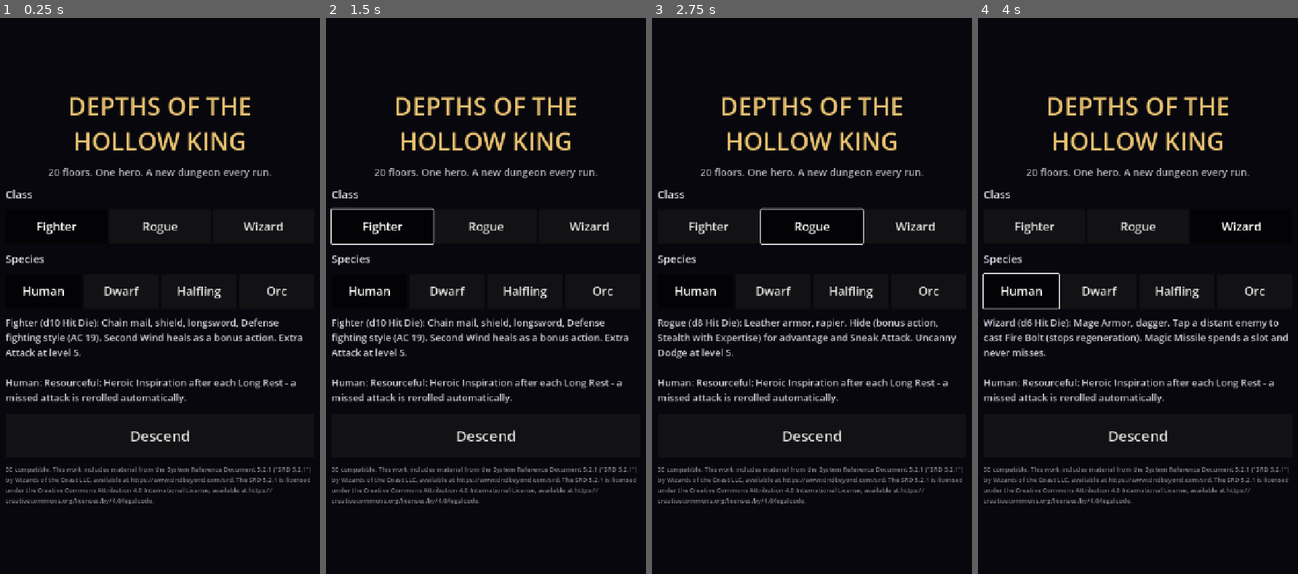
Above: before the commit, frames 1-4 (left to right).
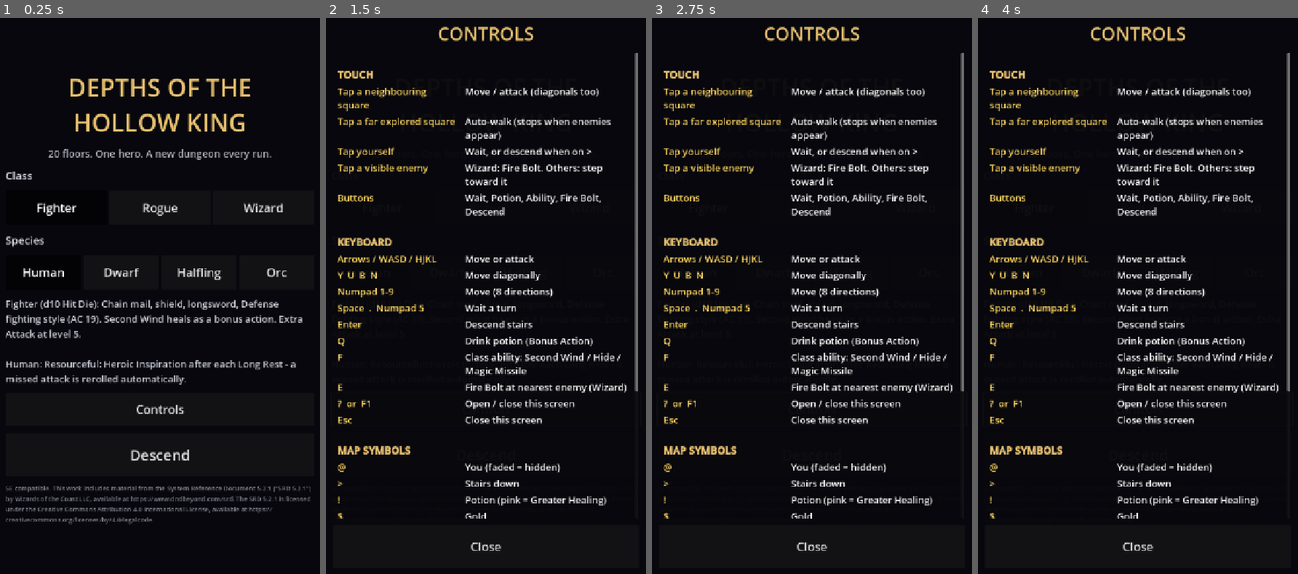
Above: after the commit, the same moments.

Repository: jlyle/hollow-king
Game: Godot game, scene res://scenes/main.tscn
Two runs of this game, one before a commit and one after it. Both use one fixed random seed, a clock stepped at 60 frames per second and the inputs below.
Inputs (mouse positions are in pixels of both pictures, inside the frame that each line leads up to):
- Up to frame 1 (0.25 s): no input
- Up to frame 2 (1.5 s): click (486, 407) at 0.5 s, where only the run after the commit has a clickable "Controls"; click "Fighter" at 1.25 s
- Up to frame 3 (2.75 s): click "Rogue" at 2 s
- Up to frame 4 (4 s): click "Wizard" at 2.75 s; click "Human" at 3.5 s

The runs differ from the first frame. In frame 1, 14% of the frame differs, in the area x 1-98%, y 10-92%; in frame 2, 16%; in frame 3, 16%, in the area x 1-98%, y 1-96%; in frame 4, 16%.

Commit message:
Add Controls screen listing every tap, key and map symbol
Opens from the Controls button (title and in-game), ? / F1, or Android Back.
Pauses play while open; Esc, Enter, Space or Close dismiss it.

Co-Authored-By: Claude Opus 5.5 <noreply@anthropic.com>
Claude-Session: https://claude.ai/code/session_019fFyhXu1pJcYs3JJHabAbh

Diff:
--- a/scripts/main.gd
+++ b/scripts/main.gd
@@ -6,12 +6,37 @@
 ## Required CC-BY-4.0 attribution for SRD 5.2.1 content. Keep this in-game and on the store listing.
 const ATTRIBUTION := "This work includes material from the System Reference Document 5.2.1 (\"SRD 5.2.1\") by Wizards o …(221 unchanged characters)…
 
-const HELP := [
-	"Tap a neighbouring square to move or attack (diagonals too).",
-	"Tap a distant explored square to auto-walk; it stops when enemies appear.",
-	"Tap yourself to wait, or to descend when standing on >.",
-	"Wizards: tap a visible enemy to cast Fire Bolt.",
-	"@ you  > stairs  ! potion  $ gold  / weapon  [ armor  ~ water/lava",
+## Rows for the Controls screen: [left column, right column]. A row with "" on the right is a section heading.
+const CONTROLS := [
+	["TOUCH", ""],
+	["Tap a neighbouring square", "Move / attack (diagonals too)"],
+	["Tap a far explored square", "Auto-walk (stops when enemies appear)"],
+	["Tap yourself", "Wait, or descend when on >"],
+	["Tap a visible enemy", "Wizard: Fire Bolt. Others: step toward it"],
+	["Buttons", "Wait, Potion, Ability, Fire Bolt, Descend"],
+	["KEYBOARD", ""],
+	["Arrows / WASD / HJKL", "Move or attack"],
+	["Y  U  B  N", "Move diagonally"],
+	["Numpad 1-9", "Move (8 directions)"],
+	["Space  .  Numpad 5", "Wait a turn"],
+	["Enter", "Descend stairs"],
+	["Q", "Drink potion (Bonus Action)"],
+	["F", "Class ability: Second Wind / Hide / Magic Missile"],
+	["E", "Fire Bolt at nearest enemy (Wizard)"],
+	["?  or  F1", "Open / close this screen"],
+	["Esc", "Close this screen"],
+	["MAP SYMBOLS", ""],
+	["@", "You (faded = hidden)"],
+	[">", "Stairs down"],
+	["!", "Potion (pink = Greater Healing)"],
+	["$", "Gold"],
+	["/   [", "Better weapon / armor"],
+	["#", "Wall"],
+	["~", "Water (blue, walkable) / Lava (red, blocks)"],
+	["letters", "Monsters (red bar = wounded)"],
+	["RULES", ""],
+	["Bonus Action", "Potion, Second Wind, Hide: one per turn, doesn't end your turn"],
+	["Stairs", "Short Rest. Floors 5, 9, 13, 17, 20 give a Long Rest"],
 ]
 
 var game: Game
@@ -32,6 +57,7 @@
 var btn_bolt: Button
 var btn_descend: Button
 var btn_help: Button
+var controls_panel: Control
 var travel_timer: Timer
 
 
@@ -46,6 +72,9 @@
 	_build_title()
 	_build_game()
 	_build_overlay()
+	_build_controls()
+	# Let the Android back button close the Controls screen instead of quitting.
+	get_tree().quit_on_go_back = false
 	travel_timer = Timer.new()
 	travel_timer.wait_time = 0.07
 	travel_timer.timeout.connect(_on_travel_tick)
@@ -130,8 +159,14 @@
 		sp_row.add_child(b)
 
 	desc_label = _label("", 21, Color(0.8, 0.8, 0.85))
-	desc_label.custom_minimum_size = Vector2(0, 200)
+	desc_label.custom_minimum_size = Vector2(0, 170)
 	v.add_child(desc_label)
+
+	var ctl := Button.new()
+	ctl.text = "Controls"
+	ctl.custom_minimum_size = Vector2(0, 72)
+	ctl.pressed.connect(_show_controls)
+	v.add_child(ctl)
 
 	var start := Button.new()
 	start.text = "Descend"
@@ -175,7 +210,7 @@
 	btn_ability = _action_button(grid, "Ability", _on_ability)
 	btn_bolt = _action_button(grid, "Fire Bolt", _on_bolt)
 	btn_descend = _action_button(grid, "Descend >", _on_descend)
-	btn_help = _action_button(grid, "Help", _on_help)
+	btn_help = _action_button(grid, "Controls ?", _show_controls)
 
 
 func _build_overlay() -> void:
@@ -202,6 +237,88 @@
 	v.add_child(again)
 
 
+func _build_controls() -> void:
+	var panel := ColorRect.new()
+	panel.color = Color(0.03, 0.03, 0.05, 0.97)
+	panel.set_anchors_and_offsets_preset(Control.PRESET_FULL_RECT)
+	panel.mouse_filter = Control.MOUSE_FILTER_STOP  # blocks taps reaching the map
+	add_child(panel)
+	controls_panel = panel
+
+	var m := MarginContainer.new()
+	m.set_anchors_and_offsets_preset(Control.PRESET_FULL_RECT)
+	m.add_theme_constant_override("margin_left", 24)
+	m.add_theme_constant_override("margin_right", 24)
+	m.add_theme_constant_override("margin_top", 48)
+	m.add_theme_constant_override("margin_bottom", 28)
+	panel.add_child(m)
+	var v := VBoxContainer.new()
+	v.add_theme_constant_override("separation", 14)
+	m.add_child(v)
+
+	var title := _label("CONTROLS", 40, Color("e8c170"))
+	title.horizontal_alignment = HORIZONTAL_ALIGNMENT_CENTER
+	v.add_child(title)
+
+	var text := RichTextLabel.new()
+	text.bbcode_enabled = true
+	text.scroll_active = true
+	text.size_flags_vertical = Control.SIZE_EXPAND_FILL
+	text.add_theme_font_size_override("normal_font_size", 21)
+	text.add_theme_font_size_override("bold_font_size", 22)
+	text.add_theme_constant_override("table_v_separation", 6)
+	text.add_theme_constant_override("table_h_separation", 18)
+	var bb := "[table=2]"
+	for row in CONTROLS:
+		var left: String = row[0]
+		var right: String = row[1]
+		if right == "":
+			bb += "[cell][b][color=#e8c170]\n%s[/color][/b][/cell][cell] [/cell]" % _esc(left)
+		else:
+			bb += "[cell expand=2][color=#ffd75e]%s[/color][/cell][cell expand=3]%s[/cell]" % [_esc(left), _esc(right)]
+	bb += "[/table]"
+	text.text = bb
+	v.add_child(text)
+
+	var close := Button.new()
+	close.text = "Close"
+	close.custom_minimum_size = Vector2(0, 96)
+	close.pressed.connect(_hide_controls)
+	v.add_child(close)
+	panel.hide()
+
+
+## Escapes "[" so map symbols like "[" aren't read as BBCode tags.
+func _esc(s: String) -> String:
+	return s.replace("[", "[lb]")
+
+
+func _show_controls() -> void:
+	_stop_travel()
+	controls_panel.show()
+
+
+func _hide_controls() -> void:
+	controls_panel.hide()
+
+
+func _toggle_controls() -> void:
+	if controls_panel.visible:
+		_hide_controls()
+	else:
+		_show_controls()
+
+
+func _notification(what: int) -> void:
+	if what == NOTIFICATION_WM_GO_BACK_REQUEST:
+		if controls_panel and controls_panel.visible:
+			_hide_controls()
+		elif game_screen and game_screen.visible and not (game and game.over):
+			_show_controls()  # back button = pause screen, not an accidental quit
+		else:
+			get_tree().quit()
+
+
 # --- Screens -----------------------------------------------------------------------
 
 func _show_title() -> void:
@@ -330,10 +447,20 @@
 
 
 func _unhandled_input(event: InputEvent) -> void:
+	var key := event as InputEventKey
+	if key == null or not key.pressed or key.echo:
+		return
+	# Controls screen works from anywhere and pauses the game while open.
+	if key.keycode in [KEY_F1, KEY_SLASH, KEY_QUESTION]:
+		_toggle_controls()
+		get_viewport().set_input_as_handled()
+		return
+	if controls_panel.visible:
+		if key.keycode in [KEY_ESCAPE, KEY_ENTER, KEY_KP_ENTER, KEY_SPACE]:
+			_hide_controls()
+		get_viewport().set_input_as_handled()
+		return
 	if game == null or game.over or not game_screen.visible:
-		return
-	var key := event as InputEventKey
-	if key == null or not key.pressed:
 		return
 	var dir := Vector2i.ZERO
 	match key.keycode:
@@ -404,9 +531,3 @@
 	_stop_travel()
 	game.player_descend()
 	_refresh()
-
-
-func _on_help() -> void:
-	for line in HELP:
-		game.say(line)
-	_refresh()
